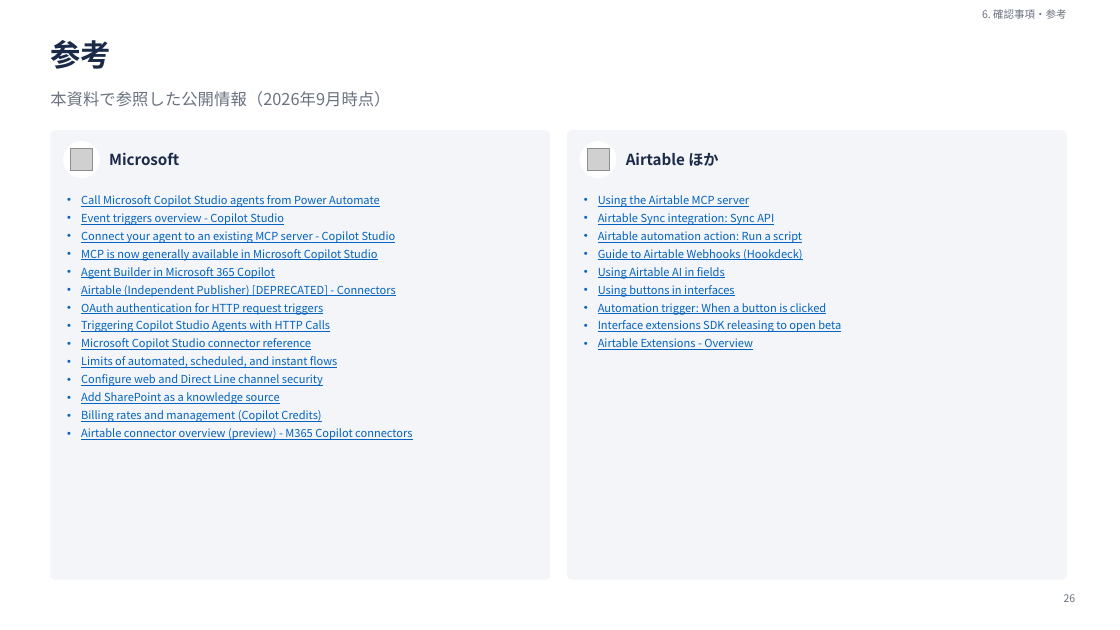
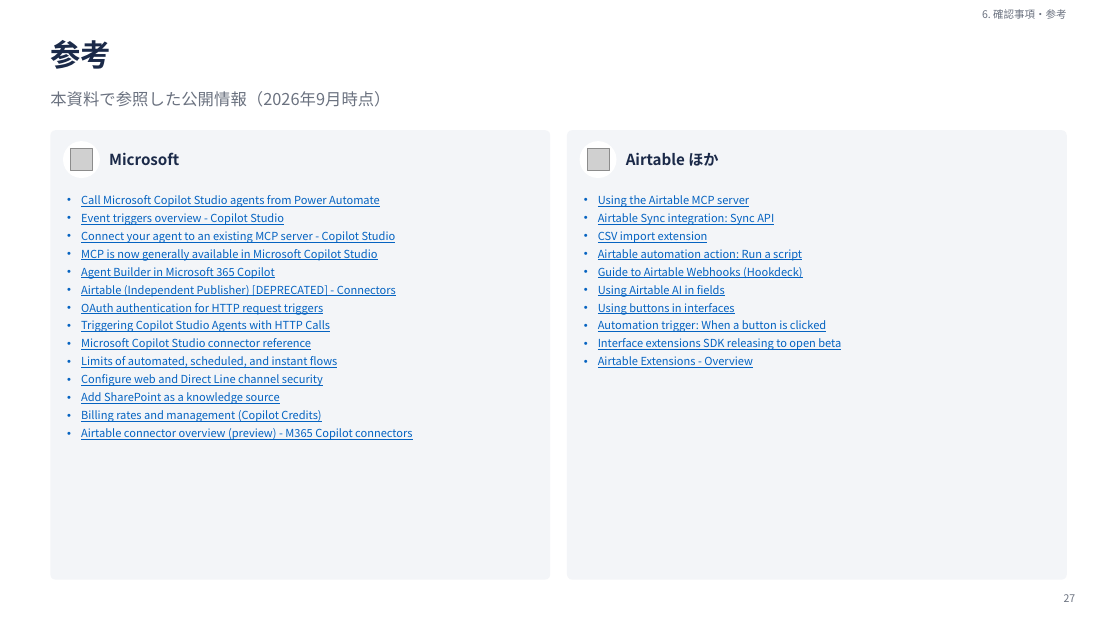
Before and after one commit to audeoinc/share, a slide deck: slide 27 of agent/docs/Airtable×Copilotエージェント連携方式の調査.pptx (slide 26 before the commit). Drawn at 1120x630 pixels with LibreOffice and Linux fonts; fonts in the diff are those of the drawing; grey boxes stand for pictures. Boxes give left, top, right and bottom in pixels: in the first picture for what was removed or moved away, otherwise in the second. Text is boxed around its words. In the diff, an @@ line names an element or a change of style, - is before the commit and + after.

Commit message:
Update Airtable × Copilot integration documentation and enhance CSV import process details

```diff
--- a/agent/docs/Airtable×Copilotエージェント連携方式の調査.pptx
+++ b/agent/docs/Airtable×Copilotエージェント連携方式の調査.pptx
@@ text at bbox=[598, 231, 708, 243]: paragraph added @@
+• CSV import extension
@@ text at bbox=[1064, 594, 1076, 602]: text changed @@
-26
+27
```
Also in this commit, not shown: 16 other slides changed, 1 slide added, 1 other file.
